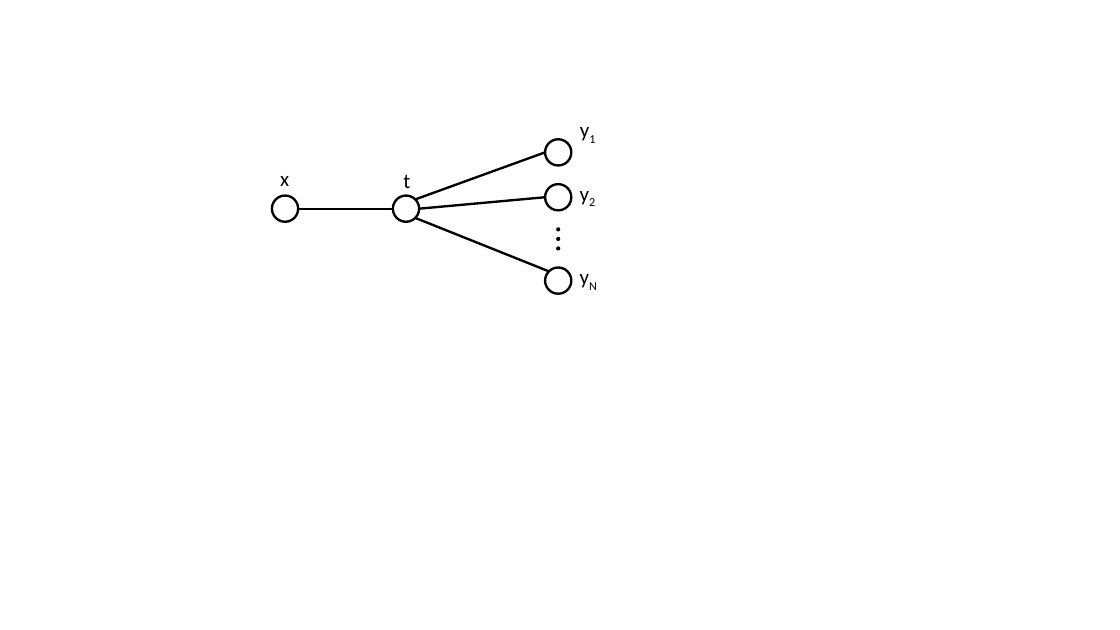
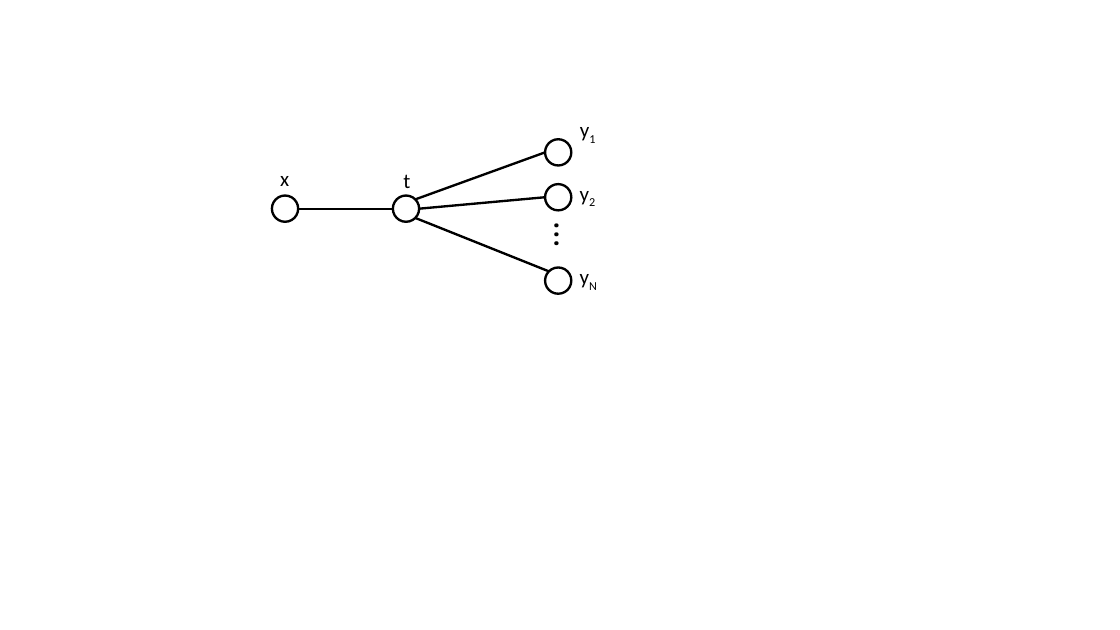
Before and after one commit to hongzimao/6.438, a slide deck: slide 3 of ps1/figures.pptx. Drawn at 1120x630 pixels with LibreOffice and Linux fonts; fonts in the diff are those of the drawing. Boxes give left, top, right and bottom in pixels: in the first picture for what was removed or moved away, otherwise in the second. Text is boxed around its words. In the diff, an @@ line names an element or a change of style, - is before the commit and + after.

```diff
--- a/ps1/figures.pptx
+++ b/ps1/figures.pptx
@@ text added at (x1=542, y1=211, x2=596, y2=266), 32 pt, text #000000 @@
+…
@@ ellipse removed at (x1=558, y1=229, x2=560, y2=230) @@
@@ ellipse removed at (x1=558, y1=238, x2=560, y2=239) @@
@@ ellipse removed at (x1=558, y1=248, x2=560, y2=250) @@
```
Also in this commit, not shown: 2 other files.
